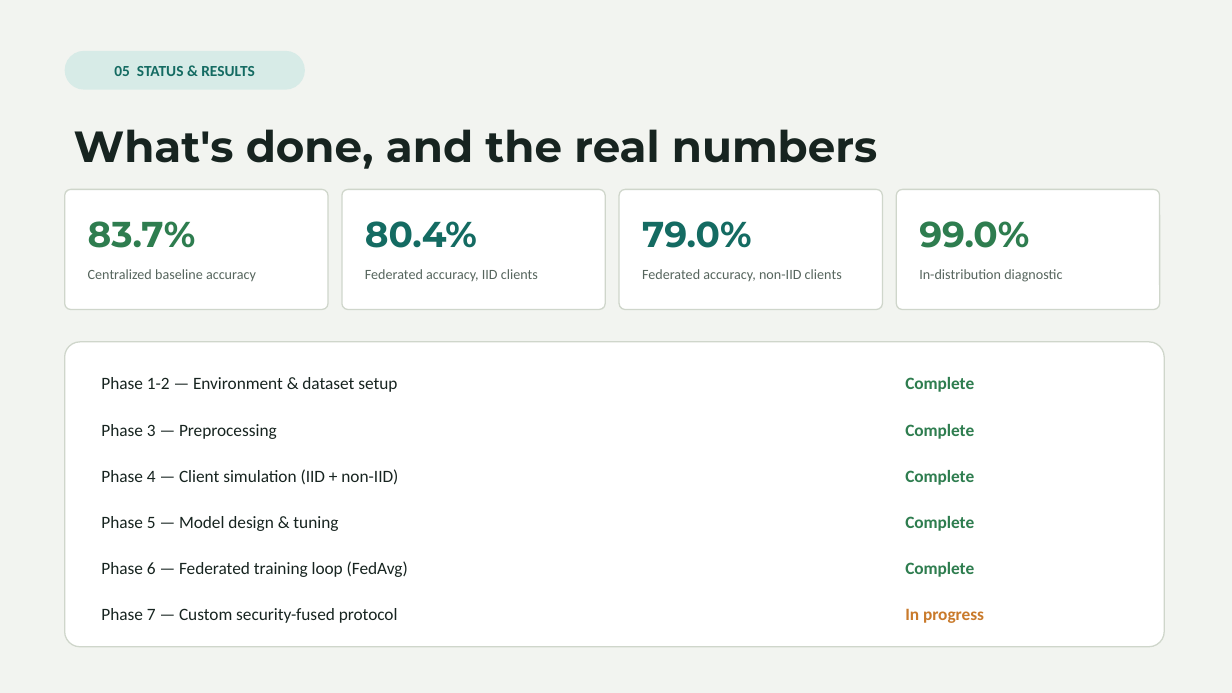
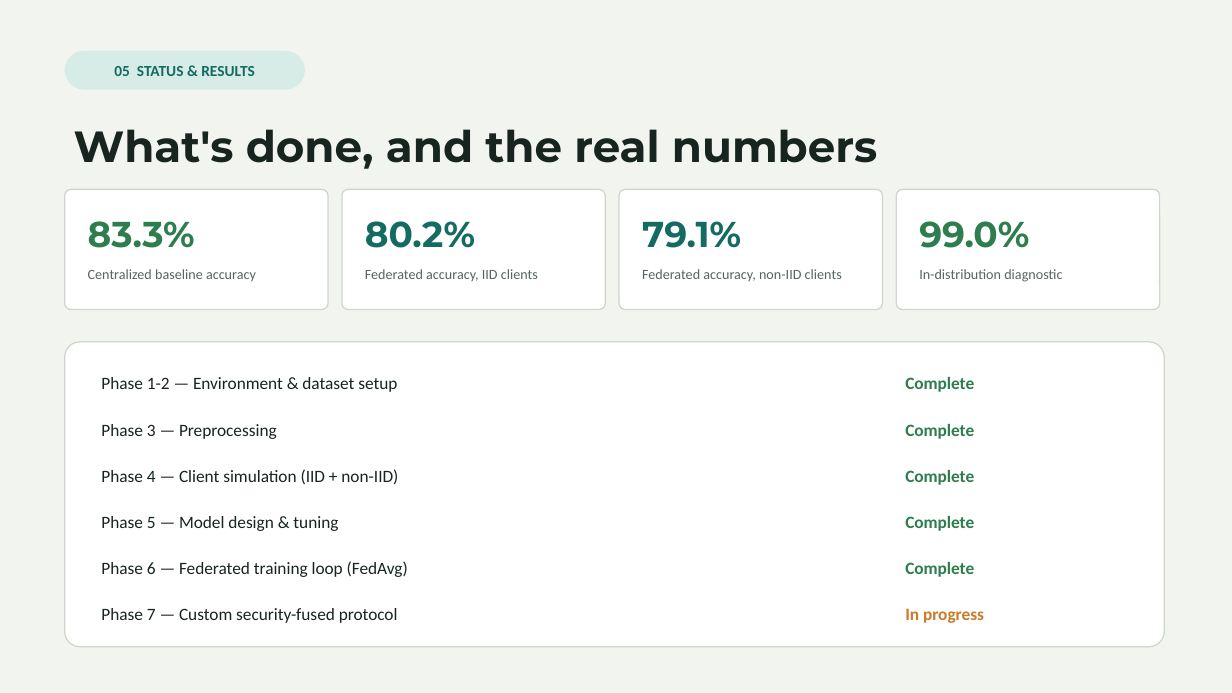
Before and after one commit to Vinudharshini18/Krypsis-A-network-intrusion-detection-system, a slide deck: slide 6 of presentation/Krypsis_Presentation.pptx. Drawn at 1232x693 pixels with LibreOffice and Linux fonts; fonts in the diff are those of the drawing. Boxes give left, top, right and bottom in pixels: in the first picture for what was removed or moved away, otherwise in the second. Text is boxed around its words. In the diff, an @@ line names an element or a change of style, - is before the commit and + after.

```diff
--- a/presentation/Krypsis_Presentation.pptx
+++ b/presentation/Krypsis_Presentation.pptx
@@ text at [88,221,195,248]: text changed @@
-83.7%
+83.3%
@@ text at [365,221,475,248]: text changed @@
-80.4%
+80.2%
@@ text at [642,221,741,248]: text changed @@
-79.0%
+79.1%
```
Also in this commit, not shown: 8 other files.
